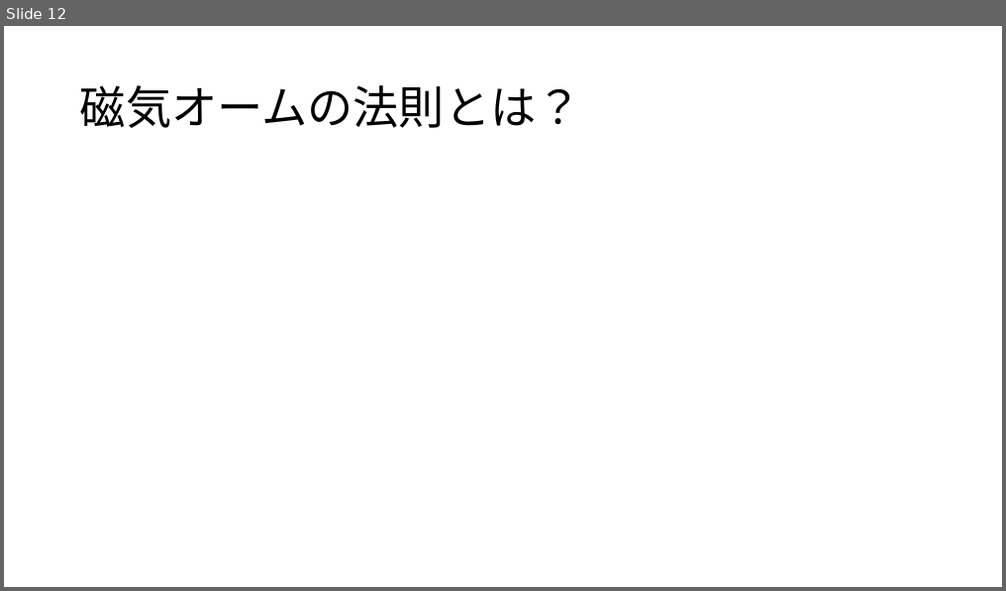
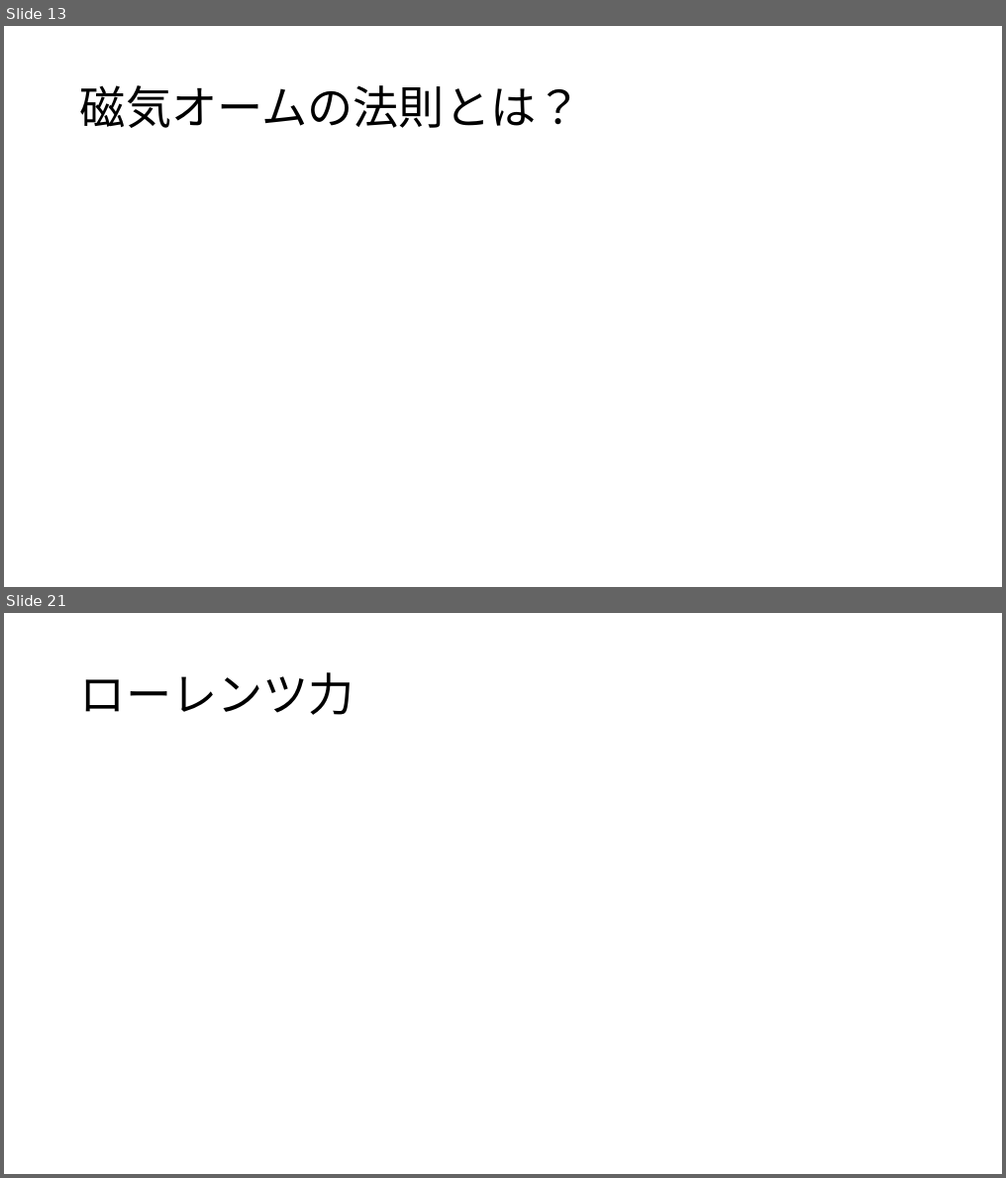
Before and after one commit to irucairuca/denkinonigemichi, a slide deck: irucadenkidaigaku/slide/jiki.pptm. Shown one above the other, each under a label of ours: slide 12 before the commit, slides 13 and 21 after it; the slides between them are not shown. The pictures are 1006x591 and 1006x1178 pixels, drawn with LibreOffice and Linux fonts; fonts in the diff are those of the drawing; grey boxes stand for pictures. Boxes give left, top, right and bottom in pixels: in the first picture for what was removed or moved away, otherwise in the second. Text is boxed around its words. In the diff, an @@ line names an element or a change of style, - is before the commit and + after.

```diff
--- a/irucadenkidaigaku/slide/jiki.pptm
+++ b/irucadenkidaigaku/slide/jiki.pptm
@@ slide 21 added at (4,613,1002,1174), background #FFFFFF @@
@@ title added at (80,672,354,715), 44 pt, text #000000 @@
+ローレンツ力
@@ what was slide 12 is now slide 13 @@
```
Also in this commit, not shown: 2 slides changed, 25 other slides added.
